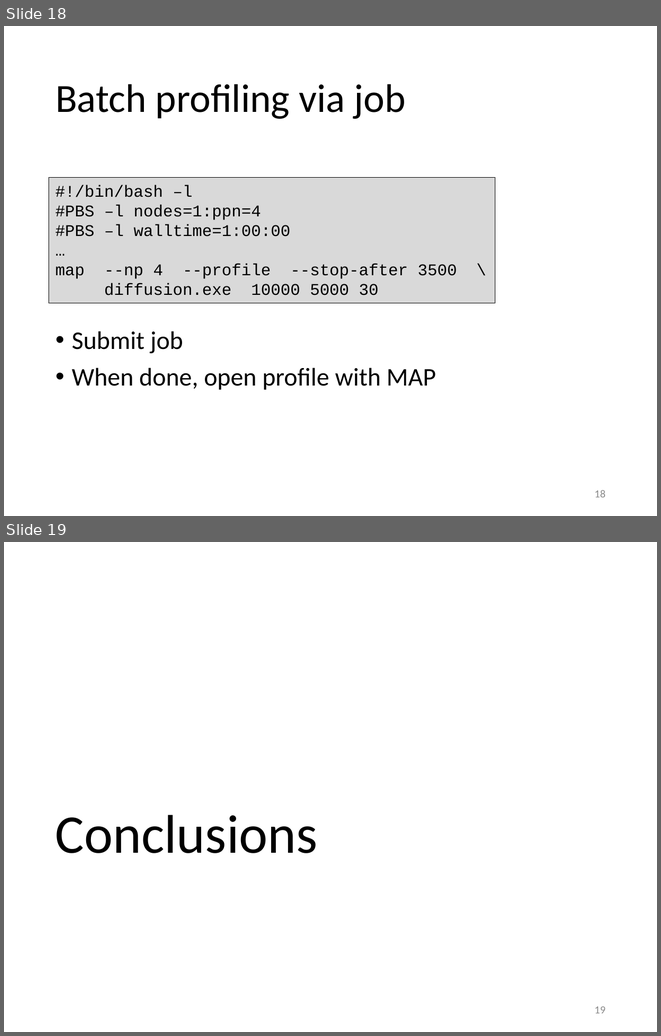
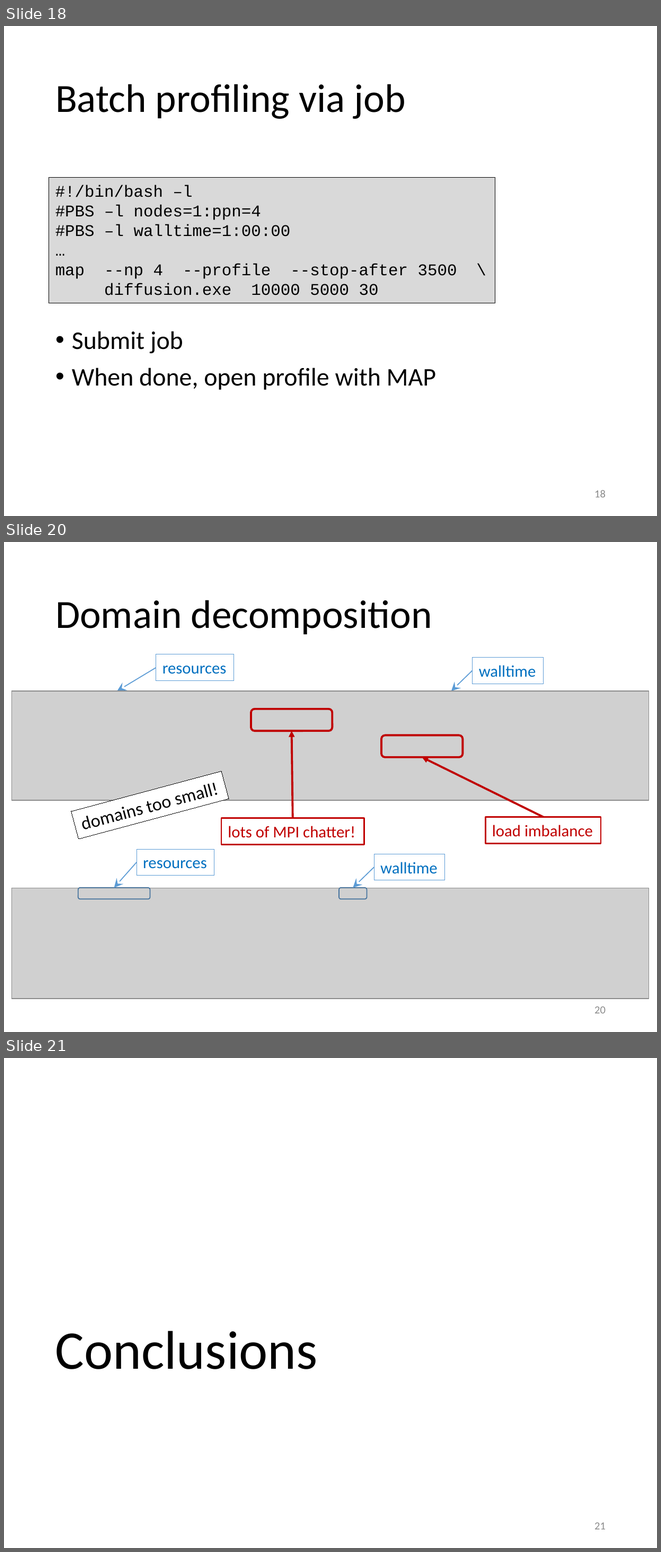
Before and after one commit to gjbex/training-material, a slide deck: Optimization/AllineaMAP/allinea_map.pptx. Shown one above the other, each under a label of ours: slides 18 and 19 before the commit, slides 18, 20 and 21 after it; the slides between them are not shown. The pictures are 661x1036 and 661x1552 pixels, drawn with LibreOffice and Linux fonts; fonts in the diff are those of the drawing; grey boxes stand for pictures. Boxes give left, top, right and bottom in pixels: in the first picture for what was removed or moved away, otherwise in the second. Text is boxed around its words. In the diff, an @@ line names an element or a change of style, - is before the commit and + after.

Commit message:
Add domain decomposition slide

```diff
--- a/Optimization/AllineaMAP/allinea_map.pptx
+++ b/Optimization/AllineaMAP/allinea_map.pptx
@@ slide 20 added at (4, 542, 657, 1032), background #FFFFFF @@
@@ title added at (55, 600, 432, 634), 44 pt, text #000000 @@
+Domain decomposition
@@ arrow added from (156, 668) to (117, 691), #5B9BD5 1 pt @@
@@ rectangle added at (156, 654, 234, 680), outline #5B9BD5 0.75 pt, 18 pt, text #0070C0 @@
+resources
@@ rectangle added at (472, 657, 544, 683), outline #5B9BD5 0.75 pt, 18 pt, text #0070C0 @@
+walltime
@@ arrow added from (472, 671) to (451, 691), #5B9BD5 1 pt @@
@@ picture added at (12, 691, 648, 800) @@
@@ rounded rectangle added at (78, 691, 156, 702), outline #43739E 1 pt @@
@@ rounded rectangle added at (438, 691, 466, 702), outline #43739E 1 pt @@
@@ rounded rectangle added at (251, 708, 333, 731), outline #C00000 2.25 pt @@
@@ arrow added from (293, 818) to (291, 731), #C00000 2.25 pt @@
@@ rounded rectangle added at (381, 735, 463, 758), outline #C00000 2.25 pt @@
@@ arrow added from (544, 817) to (422, 757), #C00000 2.25 pt @@
@@ rectangle added at (71, 771, 229, 839), fill #FFFFFF, outline #000000 0.75 pt, 20 pt, text #000000 @@
+domains too small!
@@ rectangle added at (221, 818, 364, 844), outline #C00000 1.5 pt, 18 pt, text #C00000 @@
+lots of MPI chatter!
@@ rectangle added at (486, 817, 601, 843), outline #C00000 1.5 pt, 18 pt, text #C00000 @@
+load imbalance
@@ rectangle added at (136, 849, 214, 875), outline #5B9BD5 0.75 pt, 18 pt, text #0070C0 @@
+resources
@@ rectangle added at (374, 854, 445, 880), outline #5B9BD5 0.75 pt, 18 pt, text #0070C0 @@
+walltime
@@ arrow added from (136, 862) to (114, 888), #5B9BD5 1 pt @@
@@ arrow added from (374, 867) to (353, 888), #5B9BD5 1 pt @@
@@ picture added at (12, 888, 648, 998) @@
@@ rounded rectangle added at (78, 888, 150, 899), outline #43739E 1 pt @@
@@ rounded rectangle added at (339, 888, 367, 899), outline #43739E 1 pt @@
@@ page number added at (594, 1006, 606, 1013), 12 pt, text #8C8C8C @@
+20
@@ what was slide 19 is now slide 21 @@
@@ page number at (594, 1522, 606, 1529): text changed @@
-19
+21
```
Also in this commit, not shown: 1 other slide added.
